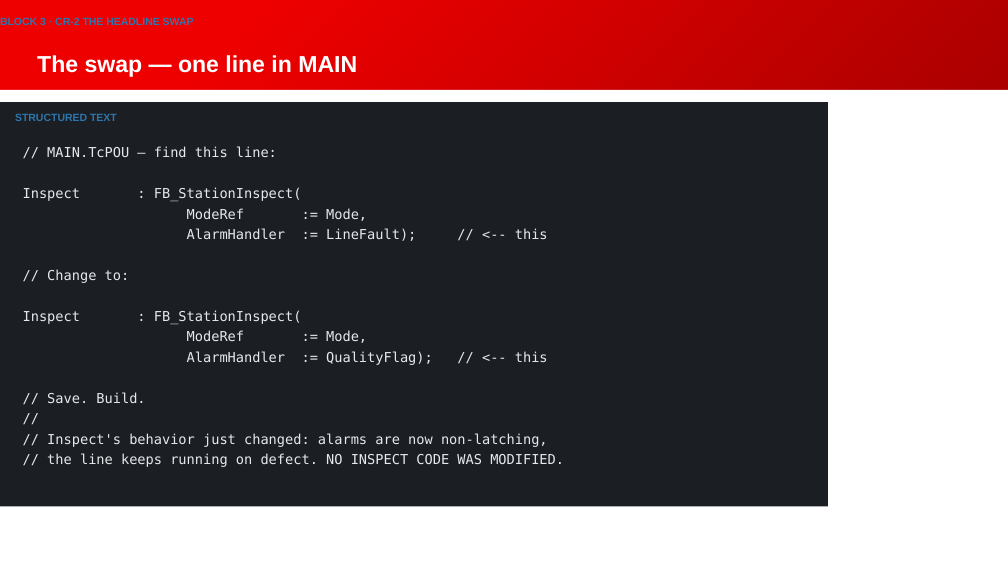
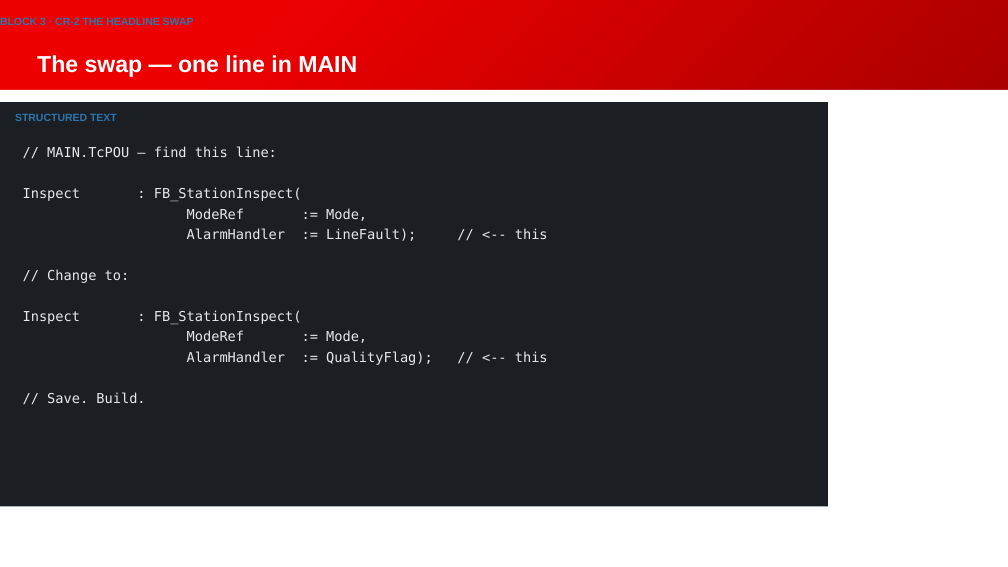
Before and after one commit to Beckhoff-USA-Community/Procedural_To_SOLID, a slide deck: slide 64 of presentation/NEM2026_workshop.pptx. Drawn at 1008x567 pixels with LibreOffice and Linux fonts; fonts in the diff are those of the drawing; background and template pictures are left out. Boxes give left, top, right and bottom in pixels: in the first picture for what was removed or moved away, otherwise in the second. Text is boxed around its words. In the diff, an @@ line names an element or a change of style, - is before the commit and + after.

```diff
--- a/presentation/NEM2026_workshop.pptx
+++ b/presentation/NEM2026_workshop.pptx
@@ text at bbox=[47, 433, 564, 467]: paragraphs removed @@
-//
-// Inspect's behavior just changed: alarms are now non-latching,
-// the line keeps running on defect. NO INSPECT CODE WAS MODIFIED.
```
Also in this commit, not shown: 3 other slides changed.
